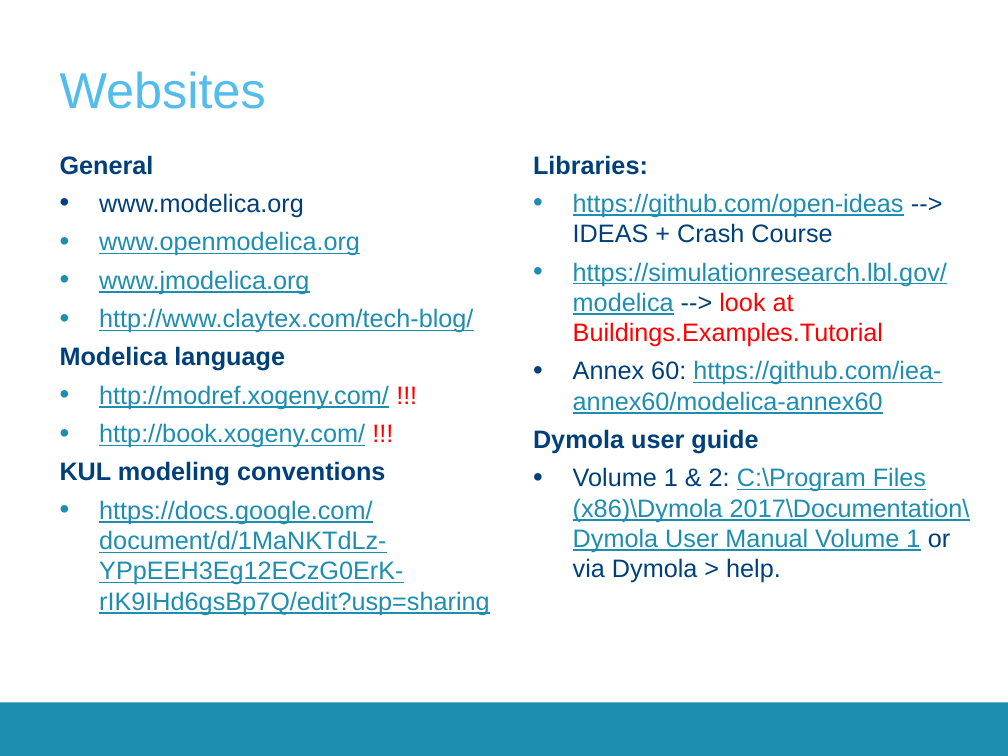
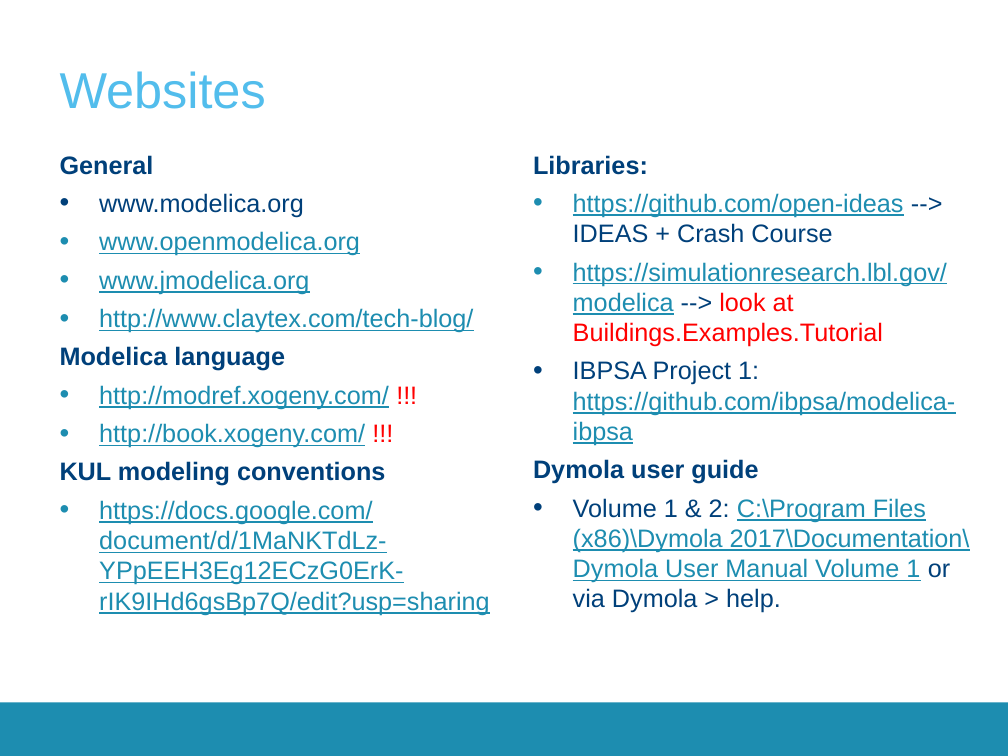
Before and after one commit to aswathnaray/__CrashCourse__, a slide deck: slide 33 of 2017-2018/Presentations/CrashCourse_2016.pptx (slide 30 before the commit). Drawn at 1008x756 pixels with LibreOffice and Linux fonts; fonts in the diff are those of the drawing; background and template pictures are left out. Boxes give left, top, right and bottom in pixels: in the first picture for what was removed or moved away, otherwise in the second. Text is boxed around its words. In the diff, an @@ line names an element or a change of style, - is before the commit and + after.

```diff
--- a/2017-2018/Presentations/CrashCourse_2016.pptx
+++ b/2017-2018/Presentations/CrashCourse_2016.pptx
@@ text at [573,360,956,446]: text changed @@
-• Annex 60: https://github.com/iea-annex60/modelica-annex60
+• IBPSA Project 1: https://github.com/ibpsa/modelica-ibpsa
```
Also in this commit, not shown: 5 other slides changed, 1 slide added.
